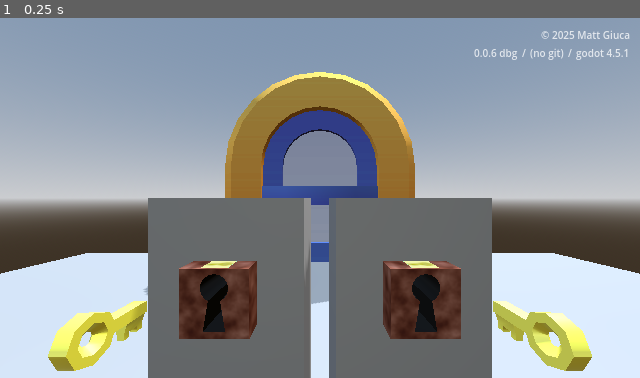
Above: before the commit, frame 1.
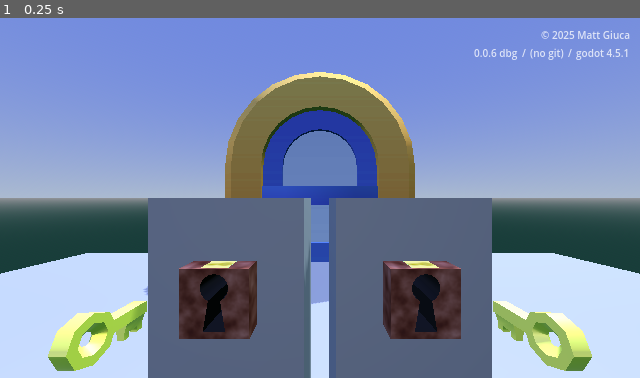
Above: after the commit, the same moment.

Repository: mgiuca/two-hands
Game: Godot game, scene res://scenes/main.tscn
Same seed, same stepped clock (60 frames per second), same inputs: the game is played once before the commit and once after it. Sound files missing from this copy of the repository are replaced by a short silence.
Inputs:
- Up to frame 1 (0.25 s): no input

The runs differ from the first frame. In frame 1, 61% of the frame differs, in the area x 0-100%, y 0-100%.

Commit message:
Tweak sky colours.
Special skies for bowling and baseball levels.

Diff:
--- a/scenes/level.tscn
+++ b/scenes/level.tscn
@@ -8,8 +8,10 @@
 [ext_resource type="AudioStream" uid="uid://ces0lv0fe7jt6" path="res://sounds/success5.wav" id="10_fpun6"]
 
 [sub_resource type="ProceduralSkyMaterial" id="ProceduralSkyMaterial_w8frs"]
-sky_horizon_color = Color(0.66224277, 0.6717428, 0.6867428, 1)
-ground_horizon_color = Color(0.66224277, 0.6717428, 0.6867428, 1)
+sky_top_color = Color(0.339952, 0.41503713, 0.7699107, 1)
+sky_horizon_color = Color(0.5313, 0.59213495, 0.69, 1)
+ground_bottom_color = Color(0.09410869, 0.19865113, 0.18918115, 1)
+ground_horizon_color = Color(0.44277176, 0.45115536, 0.4679197, 1)
 
 [sub_resource type="Sky" id="Sky_wu84c"]
 sky_material = SubResource("ProceduralSkyMaterial_w8frs")
--- a/scenes/levels/baseball_day.tscn
+++ b/scenes/levels/baseball_day.tscn
@@ -10,6 +10,20 @@
 [ext_resource type="Texture2D" uid="uid://dqdehot1mgddj" path="res://images/textures/throw_instruction.png" id="7_x8rrm"]
 [ext_resource type="PackedScene" uid="uid://befgfai7xh21g" path="res://scenes/door.tscn" id="8_bgetu"]
 
+[sub_resource type="ProceduralSkyMaterial" id="ProceduralSkyMaterial_x8rrm"]
+sky_top_color = Color(0.20515567, 0.27468657, 0.7004247, 1)
+sky_horizon_color = Color(0.6536037, 0.52515405, 0.76309174, 1)
+ground_bottom_color = Color(0.09410869, 0.19865113, 0.18918115, 1)
+ground_horizon_color = Color(0.5736324, 0.37935424, 0.50372225, 1)
+
+[sub_resource type="Sky" id="Sky_aoy6b"]
+sky_material = SubResource("ProceduralSkyMaterial_x8rrm")
+
+[sub_resource type="Environment" id="Environment_tei21"]
+background_mode = 2
+sky = SubResource("Sky_aoy6b")
+tonemap_mode = 2
+
 [node name="Level" node_paths=PackedStringArray("left_hand", "right_hand", "activator1", "activator2") instance=ExtResource("1_aoy6b")]
 left_hand = NodePath("BaseballLeft")
 right_hand = NodePath("BaseballRight")
@@ -19,6 +33,9 @@
 
 [node name="Sun" parent="." index="0"]
 layers = 2
+
+[node name="WorldEnvironment" parent="." index="1"]
+environment = SubResource("Environment_tei21")
 
 [node name="BaseballLeft" parent="." index="5" instance=ExtResource("4_c7upe")]
 
--- a/scenes/levels/bowling.tscn
+++ b/scenes/levels/bowling.tscn
@@ -7,6 +7,19 @@
 [ext_resource type="PackedScene" uid="uid://dd5c8cxcbexbc" path="res://scenes/instruction_sign.tscn" id="3_y0td8"]
 [ext_resource type="PackedScene" uid="uid://udigdayvrvfd" path="res://scenes/flags.tscn" id="4_2p8bq"]
 [ext_resource type="Texture2D" uid="uid://c3i6uomugbqkr" path="res://images/textures/skip_instruction.png" id="4_okbce"]
+
+[sub_resource type="ProceduralSkyMaterial" id="ProceduralSkyMaterial_y0td8"]
+sky_top_color = Color(0.4650972, 0.41341078, 0.60075986, 1)
+sky_horizon_color = Color(0.7506885, 0.65269864, 0.5369904, 1)
+ground_horizon_color = Color(0.66224277, 0.6717428, 0.6867428, 1)
+
+[sub_resource type="Sky" id="Sky_okbce"]
+sky_material = SubResource("ProceduralSkyMaterial_y0td8")
+
+[sub_resource type="Environment" id="Environment_ff613"]
+background_mode = 2
+sky = SubResource("Sky_okbce")
+tonemap_mode = 2
 
 [sub_resource type="StandardMaterial3D" id="StandardMaterial3D_2p8bq"]
 albedo_color = Color(1, 0.80828303, 0.43702203, 1)
@@ -19,6 +32,9 @@
 right_hand = NodePath("BallRight")
 activator1 = NodePath("PinLeft")
 activator2 = NodePath("PinRight")
+
+[node name="WorldEnvironment" parent="." index="1"]
+environment = SubResource("Environment_ff613")
 
 [node name="BallLeft" parent="." index="5" instance=ExtResource("2_2p8bq")]
 z_rotate = 1.5707963267948966
Not shown: 1 places in scenes/levels/baseball_day.tscn that only renumber resources
Not shown: 1 places in scenes/levels/bowling.tscn that only renumber resources
